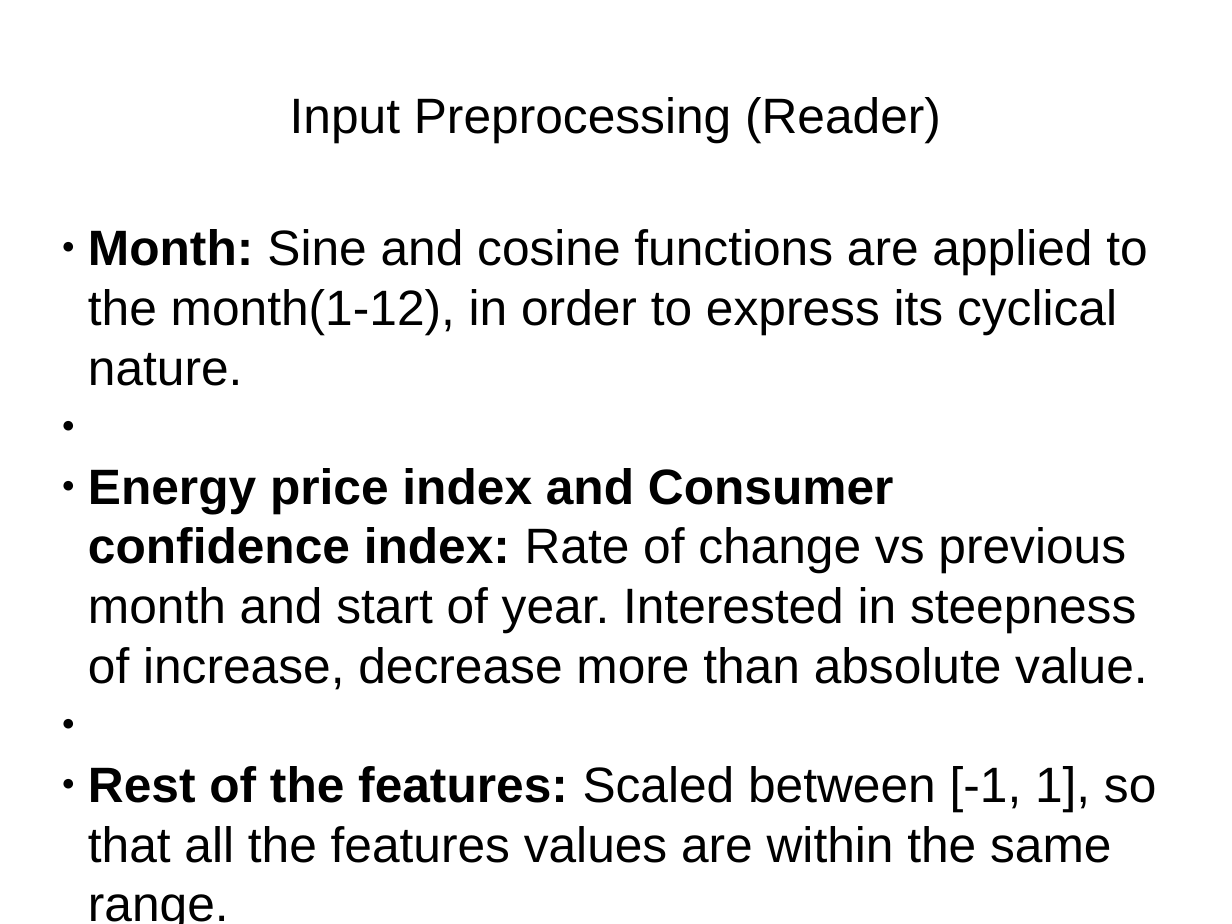
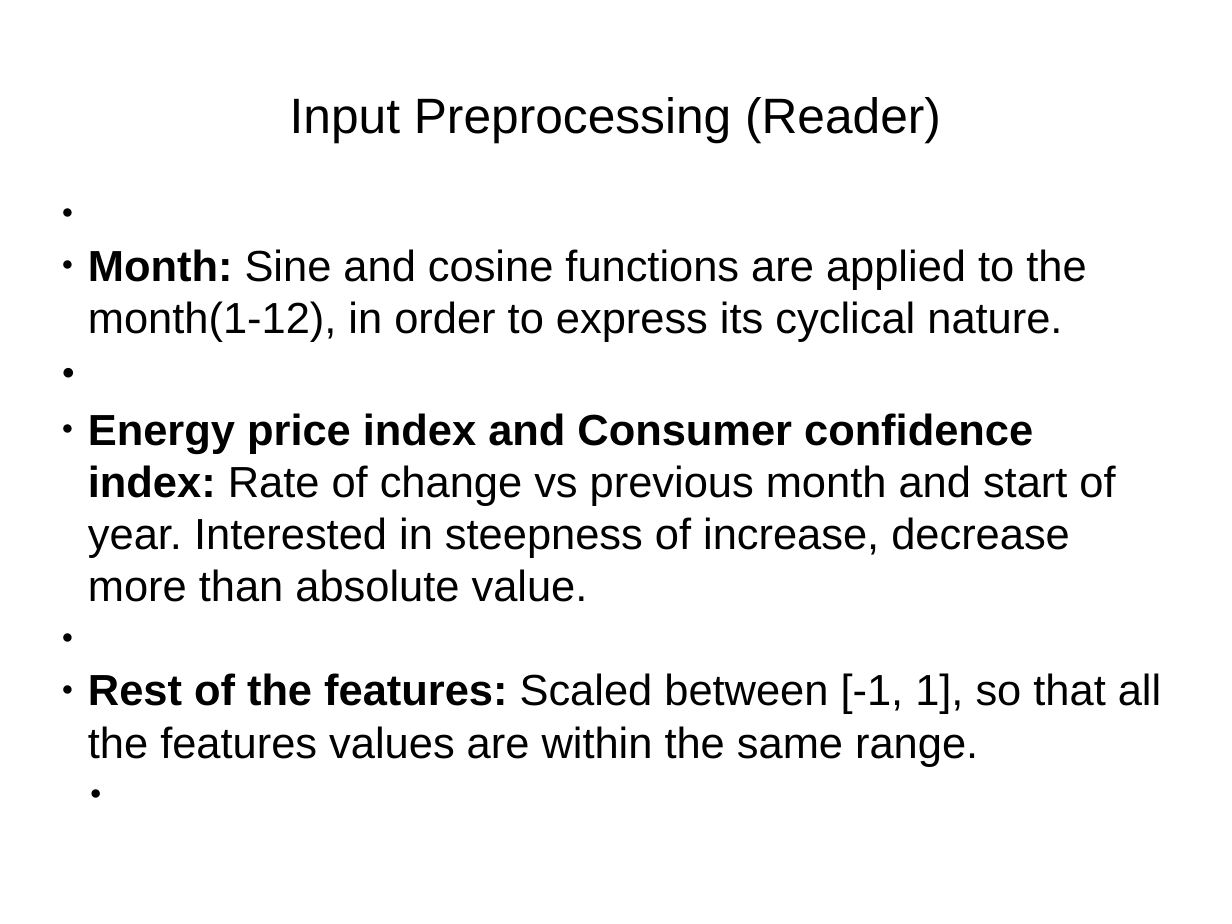
Before and after one commit to sebastianmontero/ritsumeikan-written-docs, a slide deck: slide 13 of car-sales-prediction-presentation.pptx (slide 10 before the commit). Drawn at 1232x924 pixels with LibreOffice and Linux fonts; fonts in the diff are those of the drawing. Boxes give left, top, right and bottom in pixels: in the first picture for what was removed or moved away, otherwise in the second. Text is boxed around its words. In the diff, an @@ line names an element or a change of style, - is before the commit and + after.

```diff
--- a/car-sales-prediction-presentation.pptx
+++ b/car-sales-prediction-presentation.pptx
@@ text "Month: Sine and cosine functions ...": place and size @@
-text "Month: Sine and cosine functions ..." at box(88, 229, 1156, 924)
+text "Month: Sine and cosine functions ..." at box(88, 249, 1161, 767)
@@ text "Month: Sine and cosine functions ..." at box(88, 249, 1161, 767): size 32 to 28 pt @@
```
Also in this commit, not shown: 9 other slides changed, 9 slides added, 2 slides removed, 6 other files.
